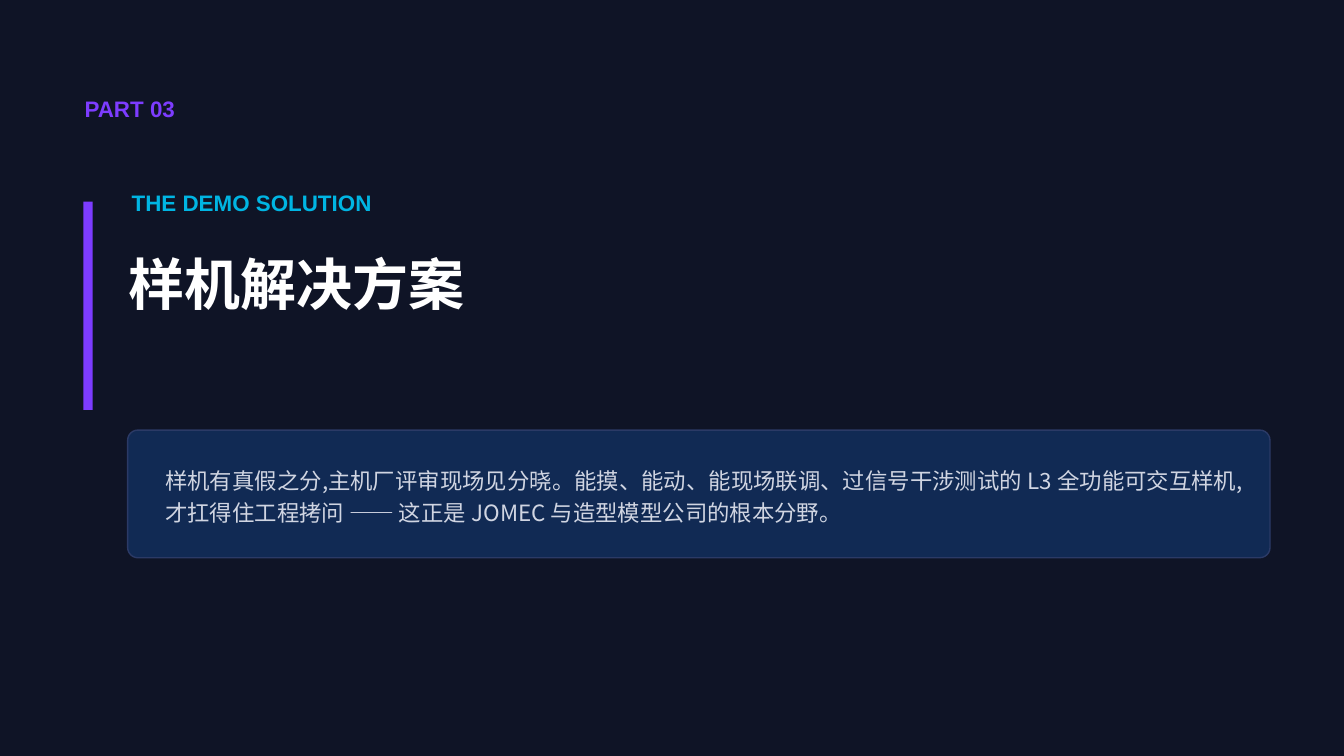
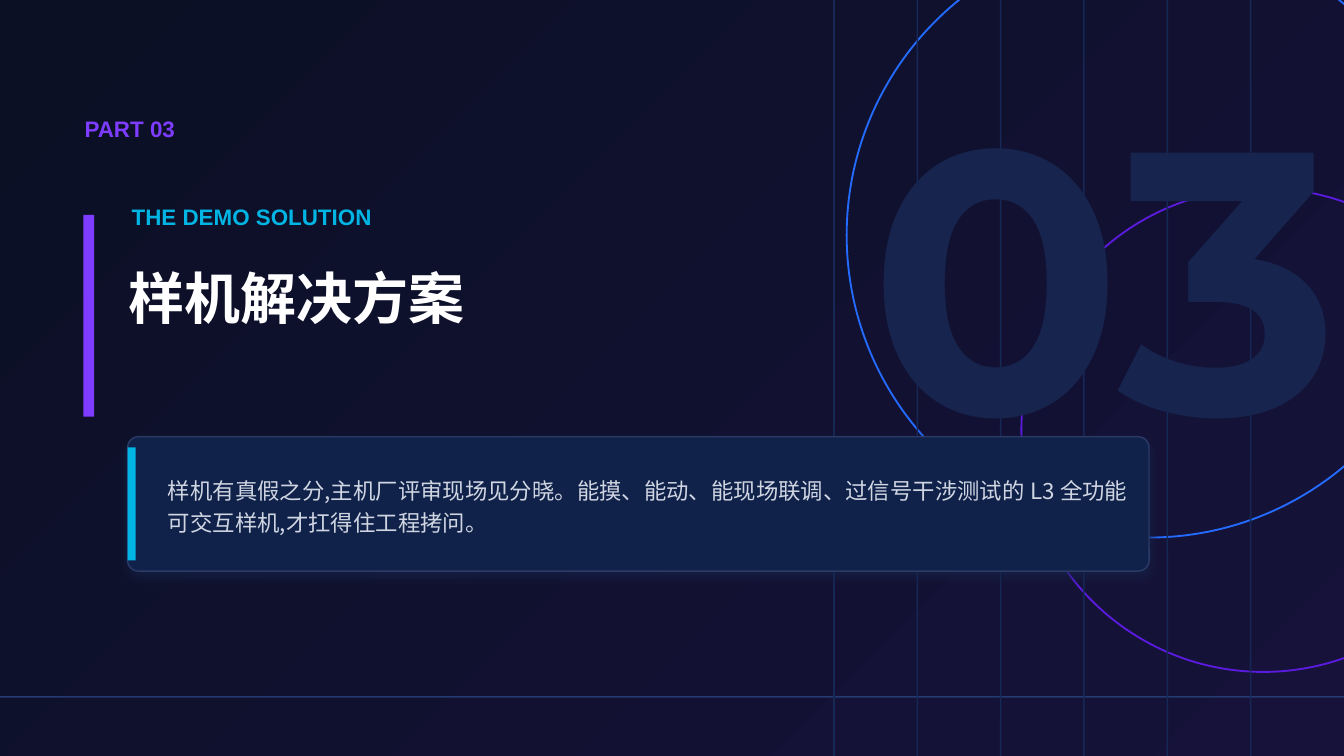
Before and after one commit to JOMECDESIGN/sales-proposal, a slide deck: slide 11 of NICE-智能座舱-售前方案-master-V2.pptx. Drawn at 1344x756 pixels with LibreOffice and Linux fonts; fonts in the diff are those of the drawing. Boxes give left, top, right and bottom in pixels: in the first picture for what was removed or moved away, otherwise in the second. Text is boxed around its words. In the diff, an @@ line names an element or a change of style, - is before the commit and + after.

```diff
--- a/NICE-智能座舱-售前方案-master-V2.pptx
+++ b/NICE-智能座舱-售前方案-master-V2.pptx
@@ rectangle at bbox=[0, 0, 1344, 755]: fill #0F1426 to gradient #0B1024 to #16123A @@
@@ rectangle added at bbox=[833, 0, 835, 755], fill #162855 @@
@@ ellipse added at bbox=[847, 0, 1344, 538], outline #246BFF 1 pt @@
@@ rectangle added at bbox=[917, 0, 918, 755], fill #162855 @@
@@ rectangle added at bbox=[1000, 0, 1001, 755], fill #162855 @@
@@ rectangle added at bbox=[1083, 0, 1085, 755], fill #162855 @@
@@ rectangle added at bbox=[1167, 0, 1168, 755], fill #162855 @@
@@ rectangle added at bbox=[1250, 0, 1251, 755], fill #162855 @@
@@ text added at bbox=[869, 52, 1340, 499], 200 pt, text #16244E, bold @@
+03
@@ text "PART 03": place and size @@
-text "PART 03" at bbox=[85, 101, 175, 118]
+text "PART 03" at bbox=[85, 121, 175, 138]
@@ text "THE DEMO SOLUTION": place and size @@
-text "THE DEMO SOLUTION" at bbox=[132, 195, 372, 211]
+text "THE DEMO SOLUTION" at bbox=[132, 209, 372, 225]
@@ ellipse added at bbox=[1021, 188, 1344, 672], outline #5A1BDF 1 pt @@
@@ rectangle: place and size @@
-rectangle at bbox=[83, 202, 93, 410]
+rectangle at bbox=[83, 215, 94, 417]
@@ text "样机解决方案": place and size @@
-text "样机解决方案" at bbox=[129, 257, 465, 310]
+text "样机解决方案" at bbox=[129, 271, 465, 324]
@@ rounded rectangle: place and size @@
-rounded rectangle at bbox=[128, 430, 1270, 558]
+rounded rectangle at bbox=[128, 437, 1149, 571]
@@ rounded rectangle at bbox=[128, 437, 1149, 571]: fill #112A54 to #10224A; shadow on @@
@@ rectangle added at bbox=[128, 448, 136, 560], fill #00B5E3 @@
@@ text at bbox=[168, 480, 1127, 535]: text changed @@
-样机有真假之分,主机厂评审现场见分晓。能摸、能动、能现场联调、过信号干涉测试的 L3 全功能可交互样机,才扛得住工程拷问 —— 这正是 JOMEC 与造型模型公司的根本分野。
+样机有真假之分,主机厂评审现场见分晓。能摸、能动、能现场联调、过信号干涉测试的 L3 全功能可交互样机,才扛得住工程拷问。
@@ rectangle added at bbox=[0, 696, 1344, 698], fill #243A70 @@
```
Also in this commit, not shown: 28 other slides changed, 1 other file.
